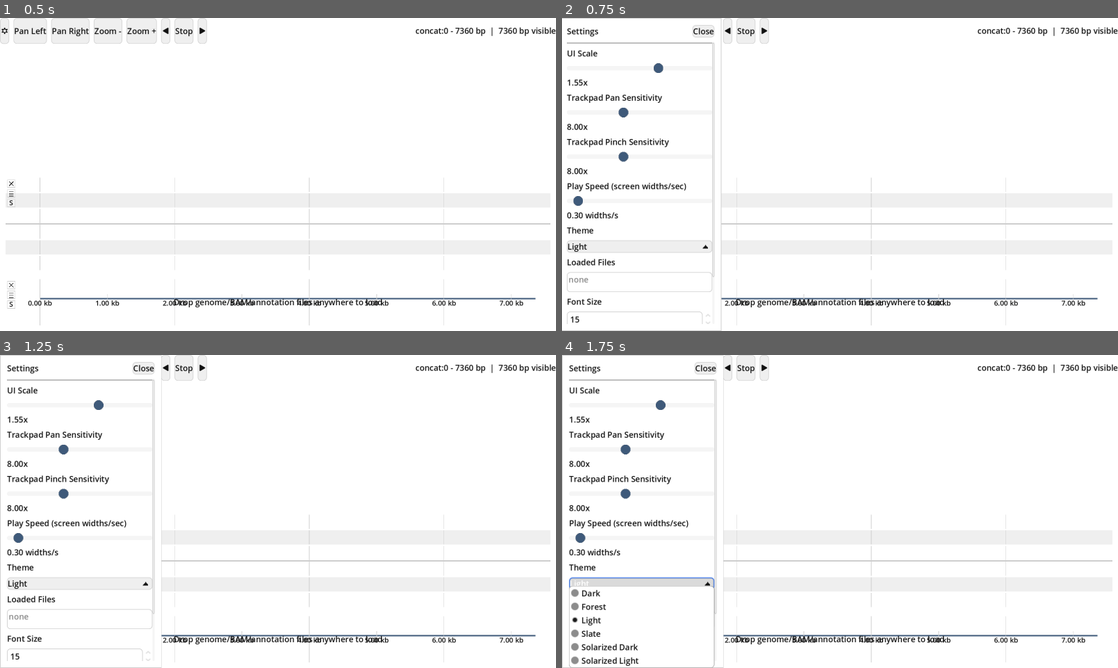
Above: before the commit, frames 1-4 (two rows, left to right).
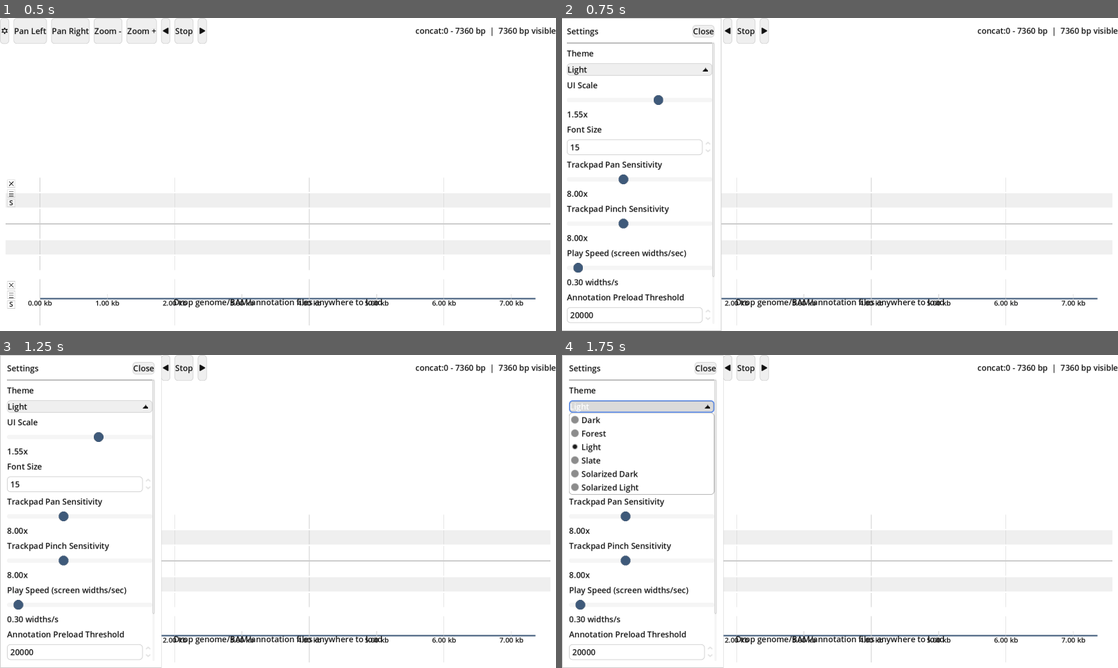
Above: after the commit, the same moments.

Repository: martinghunt/seqhiker
Game: Godot game, scene res://scenes/Main.tscn
Same seed, same stepped clock (60 frames per second), same inputs: the game is played once before the commit and once after it.
Inputs:
- Up to frame 1 (0.5 s): no input
- Up to frame 2 (0.75 s): click "C" at 0.5 s
- Up to frame 3 (1.25 s): no input
- Up to frame 4 (1.75 s): click "Light" at 1.25 s

Frame 1 is identical in both runs. In frame 2, 3.5% of the frame differs, in the area x 0-27%, y 10-98%; in frame 3, 3.4%; in frame 4, 5.6%, in the area x 1-28%, y 10-100%.

Commit message:
Tidy up settings, and nodes in GUI

Diff:
--- a/scenes/Main.tscn
+++ b/scenes/Main.tscn
@@ -194,6 +194,13 @@
 [node name="ServerSeparator" type="HSeparator" parent="SettingsPanel/SettingsMargin/SettingsLayout/SettingsScroll/SettingsContent"]
 layout_mode = 2
 
+[node name="ThemeLabel" type="Label" parent="SettingsPanel/SettingsMargin/SettingsLayout/SettingsScroll/SettingsContent"]
+layout_mode = 2
+text = "Theme"
+
+[node name="ThemeOption" type="OptionButton" parent="SettingsPanel/SettingsMargin/SettingsLayout/SettingsScroll/SettingsContent"]
+layout_mode = 2
+
 [node name="UIScaleLabel" type="Label" parent="SettingsPanel/SettingsMargin/SettingsLayout/SettingsScroll/SettingsContent"]
 layout_mode = 2
 text = "UI Scale"
@@ -209,6 +216,16 @@
 layout_mode = 2
 text = "1.55x"
 
+[node name="FontSizeLabel" type="Label" parent="SettingsPanel/SettingsMargin/SettingsLayout/SettingsScroll/SettingsContent"]
+layout_mode = 2
+text = "Font Size"
+
+[node name="FontSizeSpin" type="SpinBox" parent="SettingsPanel/SettingsMargin/SettingsLayout/SettingsScroll/SettingsContent"]
+layout_mode = 2
+min_value = 9.0
+max_value = 24.0
+value = 15.0
+
 [node name="TrackpadPanLabel" type="Label" parent="SettingsPanel/SettingsMargin/SettingsLayout/SettingsScroll/SettingsContent"]
 layout_mode = 2
 text = "Trackpad Pan Sensitivity"
@@ -254,12 +271,15 @@
 layout_mode = 2
 text = "0.30 widths/s"
 
-[node name="ThemeLabel" type="Label" parent="SettingsPanel/SettingsMargin/SettingsLayout/SettingsScroll/SettingsContent"]
-layout_mode = 2
-text = "Theme"
-
-[node name="ThemeOption" type="OptionButton" parent="SettingsPanel/SettingsMargin/SettingsLayout/SettingsScroll/SettingsContent"]
-layout_mode = 2
+[node name="AnnotationPreloadLabel" type="Label" parent="SettingsPanel/SettingsMargin/SettingsLayout/SettingsScroll/SettingsContent"]
+layout_mode = 2
+text = "Annotation Preload Threshold"
+
+[node name="AnnotationPreloadSpin" type="SpinBox" parent="SettingsPanel/SettingsMargin/SettingsLayout/SettingsScroll/SettingsContent"]
+layout_mode = 2
+max_value = 65000.0
+step = 1000.0
+value = 20000.0
 
 [node name="FilesLabel" type="Label" parent="SettingsPanel/SettingsMargin/SettingsLayout/SettingsScroll/SettingsContent"]
 layout_mode = 2
--- a/scripts/main.gd
+++ b/scripts/main.gd
@@ -66,6 +66,8 @@
 @onready var feature_content: VBoxContainer = $FeaturePanel/FeatureMargin/FeatureScroll/FeatureContent
 @onready var ui_scale_slider: HSlider = $SettingsPanel/SettingsMargin/SettingsLayout/SettingsScroll/SettingsContent/UIScaleSlider
 @onready var ui_scale_value: Label = $SettingsPanel/SettingsMargin/SettingsLayout/SettingsScroll/SettingsContent/UIScaleValue
+@onready var _font_size_label: Label = $SettingsPanel/SettingsMargin/SettingsLayout/SettingsScroll/SettingsContent/FontSizeLabel
+@onready var _font_size_spin: SpinBox = $SettingsPanel/SettingsMargin/SettingsLayout/SettingsScroll/SettingsContent/FontSizeSpin
 @onready var trackpad_pan_slider: HSlider = $SettingsPanel/SettingsMargin/SettingsLayout/SettingsScroll/SettingsContent/TrackpadPanSlider
 @onready var trackpad_pan_value: Label = $SettingsPanel/SettingsMargin/SettingsLayout/SettingsScroll/SettingsContent/TrackpadPanValue
 @onready var trackpad_pinch_slider: HSlider = $SettingsPanel/SettingsMargin/SettingsLayout/SettingsScroll/SettingsContent/TrackpadPinchSlider
@@ -75,6 +77,8 @@
 @onready var theme_option: OptionButton = $SettingsPanel/SettingsMargin/SettingsLayout/SettingsScroll/SettingsContent/ThemeOption
 @onready var settings_content: VBoxContainer = $SettingsPanel/SettingsMargin/SettingsLayout/SettingsScroll/SettingsContent
 @onready var file_list: ItemList = $SettingsPanel/SettingsMargin/SettingsLayout/SettingsScroll/SettingsContent/FileList
+@onready var _annot_preload_label: Label = $SettingsPanel/SettingsMargin/SettingsLayout/SettingsScroll/SettingsContent/AnnotationPreloadLabel
+@onready var _annot_preload_spin: SpinBox = $SettingsPanel/SettingsMargin/SettingsLayout/SettingsScroll/SettingsContent/AnnotationPreloadSpin
 @onready var server_label: Label = $SettingsPanel/SettingsMargin/SettingsLayout/SettingsScroll/SettingsContent/ServerLabel
 @onready var host_edit: LineEdit = $SettingsPanel/SettingsMargin/SettingsLayout/SettingsScroll/SettingsContent/HostEdit
 @onready var port_label: Label = $SettingsPanel/SettingsMargin/SettingsLayout/SettingsScroll/SettingsContent/PortLabel
@@ -133,8 +137,6 @@
 var _track_order_label: Label
 var _track_order_list: ItemList
 var _track_visibility_box: VBoxContainer
-var _font_size_label: Label
-var _font_size_spin: SpinBox
 var _ui_font_size := DEFAULT_UI_FONT_SIZE
 var _track_dragging := false
 var _track_drag_index := -1
@@ -169,8 +171,6 @@
 var _debug_enabled := false
 var _debug_toggle: CheckBox
 var _debug_stats_label: Label
-var _annot_preload_label: Label
-var _annot_preload_spin: SpinBox
 var _annotation_preload_threshold := ANNOT_PRELOAD_THRESHOLD_DEFAULT
 var _annotation_max_on_screen := ANNOT_MAX_ON_SCREEN_DEFAULT
 var _annotation_counts_by_chr := {}
@@ -276,16 +276,12 @@
 			break
 
 func _setup_font_size_control() -> void:
-	_font_size_label = Label.new()
-	_font_size_label.text = "Font Size"
-	_font_size_spin = SpinBox.new()
 	_font_size_spin.min_value = MIN_UI_FONT_SIZE
 	_font_size_spin.max_value = MAX_UI_FONT_SIZE
 	_font_size_spin.step = 1
 	_font_size_spin.value = _ui_font_size
-	_font_size_spin.value_changed.connect(_on_font_size_changed)
-	settings_content.add_child(_font_size_label)
-	settings_content.add_child(_font_size_spin)
+	if not _font_size_spin.value_changed.is_connected(_on_font_size_changed):
+		_font_size_spin.value_changed.connect(_on_font_size_changed)
 
 func _connect_ui() -> void:
 	settings_toggle_button.pressed.connect(_toggle_settings)
@@ -578,16 +574,12 @@
 	_refresh_track_visibility_controls(genome_view.get_track_order())
 
 func _setup_debug_controls() -> void:
-	_annot_preload_label = Label.new()
-	_annot_preload_label.text = "Annotation Preload Threshold"
-	settings_content.add_child(_annot_preload_label)
-	_annot_preload_spin = SpinBox.new()
 	_annot_preload_spin.min_value = 0
 	_annot_preload_spin.max_value = ANNOT_PRELOAD_MAX_RECORDS
 	_annot_preload_spin.step = 1000
 	_annot_preload_spin.value = _annotation_preload_threshold
-	_annot_preload_spin.value_changed.connect(_on_annotation_preload_threshold_changed)
-	settings_content.add_child(_annot_preload_spin)
+	if not _annot_preload_spin.value_changed.is_connected(_on_annotation_preload_threshold_changed):
+		_annot_preload_spin.value_changed.connect(_on_annotation_preload_threshold_changed)
 	_debug_toggle = CheckBox.new()
 	_debug_toggle.text = "Debug"
 	_debug_toggle.button_pressed = _debug_enabled
